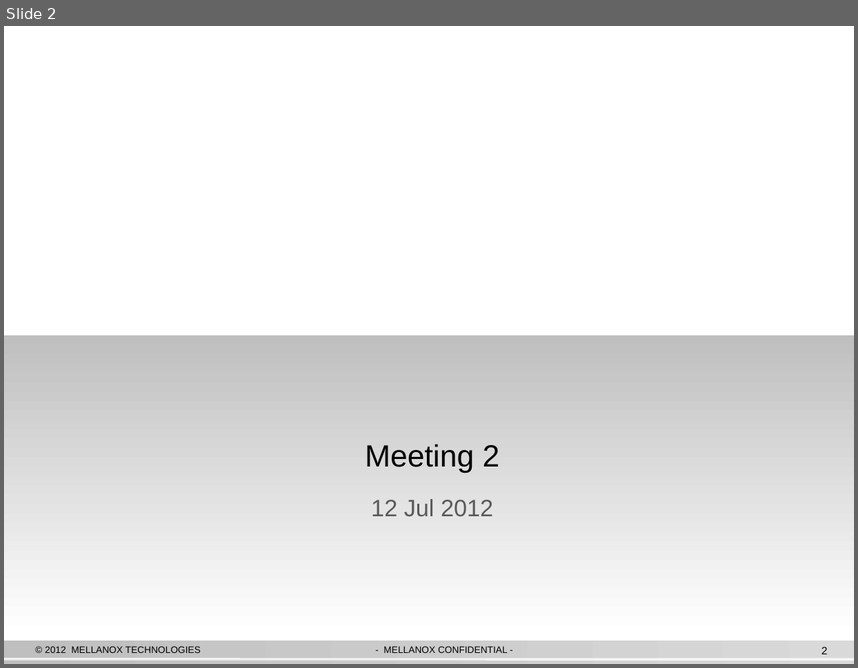
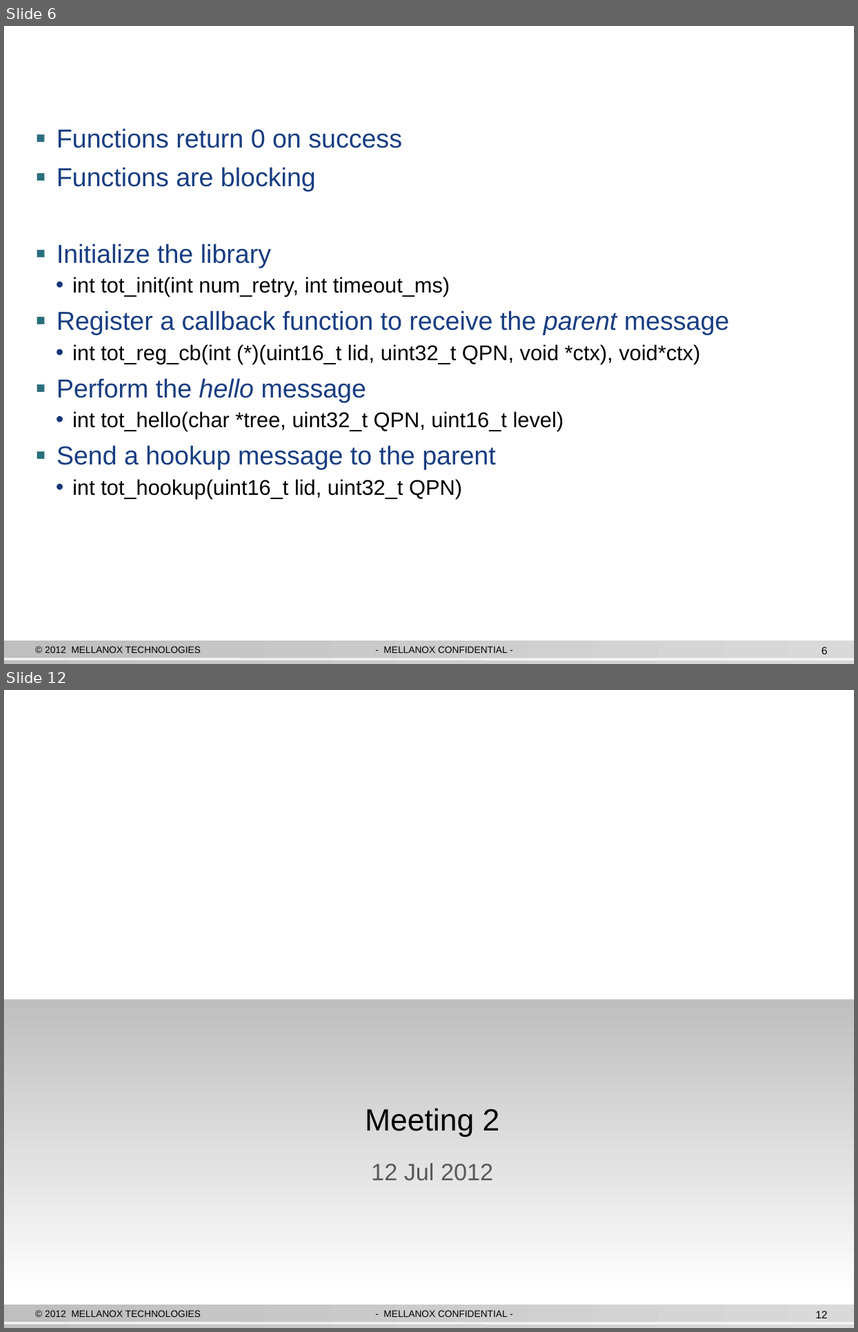
Before and after one commit to hnrose/ibssa2, a slide deck: IB SA Scalability Arch.pptx. Shown one above the other, each under a label of ours: slide 2 before the commit, slides 6 and 12 after it; the slides between them are not shown. The pictures are 858x668 and 858x1332 pixels, drawn with LibreOffice and Linux fonts; fonts in the diff are those of the drawing; background and template pictures are left out. Boxes give left, top, right and bottom in pixels: in the first picture for what was removed or moved away, otherwise in the second. Text is boxed around its words. In the diff, an @@ line names an element or a change of style, - is before the commit and + after.

```diff
--- a/IB SA Scalability Arch.pptx
+++ b/IB SA Scalability Arch.pptx
@@ slide 6 added at (x1=4, y1=26, x2=854, y2=664), background #FFFFFF; not listed: 4 template elements that a slide beside it also shows @@
@@ text added at (x1=56, y1=128, x2=729, y2=498), 18 pt, text #000000 @@
+▪ Functions return 0 on success
+▪ Functions are blocking
+▪ Initialize the library
+  • int tot_init(int num_retry, int timeout_ms)
+▪ Register a callback function to receive the parent message
+  • int tot_reg_cb(int (*)(uint16_t lid, uint32_t QPN, void *ctx), void*ctx)
+▪ Perform the hello message
+  • int tot_hello(char *tree, uint32_t QPN, uint16_t level)
+▪ Send a hookup message to the parent
+  • int tot_hookup(uint16_t lid, uint32_t QPN)
@@ title added at (x1=101, y1=276, x2=192, y2=296), 26 pt, text #FFFFFF, bold @@
+TOT API
@@ what was slide 2 is now slide 12 @@
@@ page number at (x1=815, y1=1310, x2=827, y2=1318): text changed @@
-2
+12
```
Also in this commit, not shown: 9 other slides added, 4 other files.
